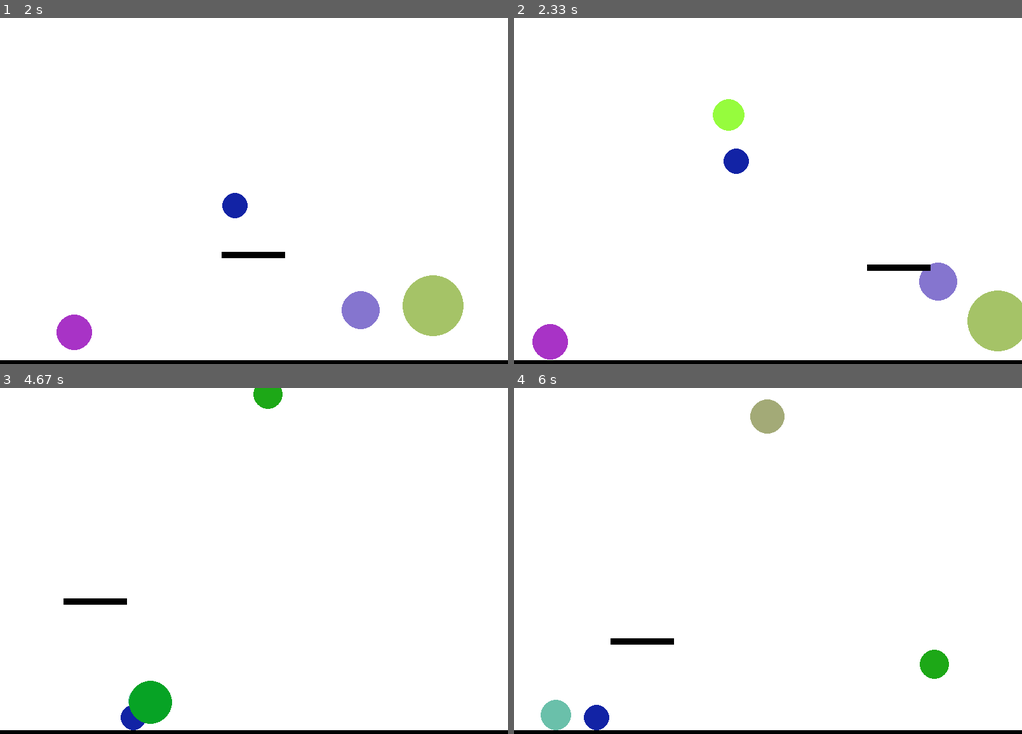
Above: before the commit, frames 1-4 (two rows, left to right).
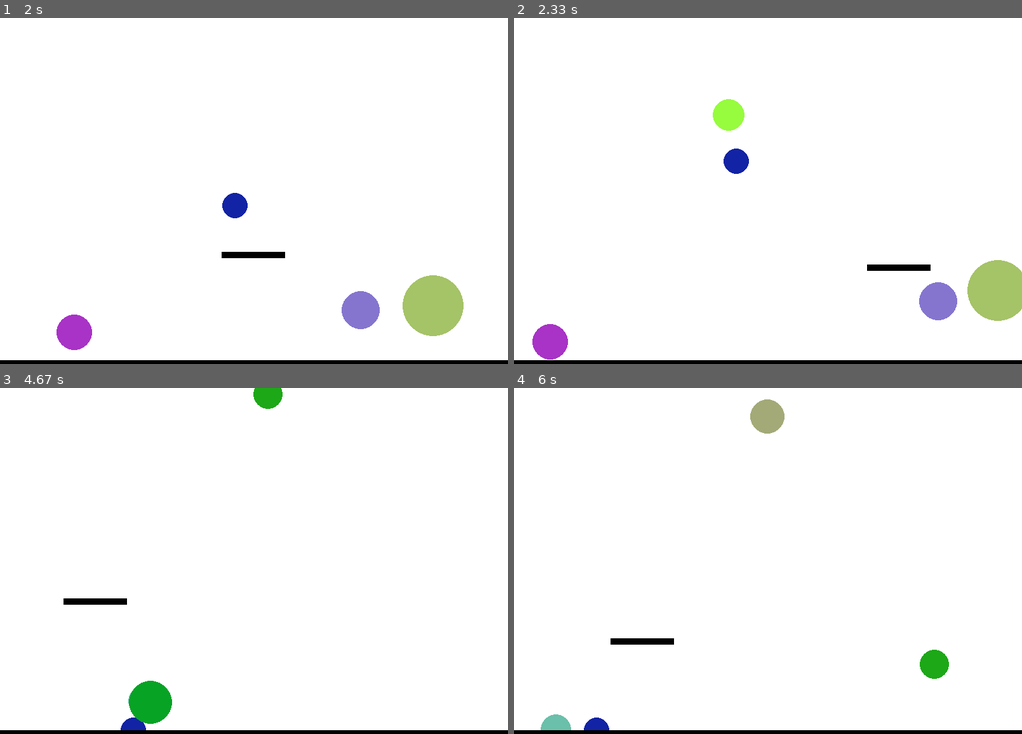
Above: after the commit, the same moments.

Repository: MichaelLesirge/intermediate-programming-class
Game: pygame game, started from animation.py
The game is run twice, just before and just after one commit, with the same random seed, the same clock (stepped at 60 frames per second) and the same inputs.
Inputs (mouse positions are in pixels of both pictures, inside the frame that each line leads up to):
- Up to frame 1 (2 s): click (254, 208) at 0.38 s; click (304, 291) at 0.72 s; click (441, 343) at 1.05 s; click (132, 132) at 1.38 s; click (254, 253) at 1.72 s
- Up to frame 2 (2.33 s): click (900, 267) at 2.08 s
- Up to frame 3 (4.67 s): click (431, 678) at 2.55 s; click (91, 616) at 2.88 s; click (106, 505) at 3.22 s; click (132, 644) at 3.55 s; click (436, 664) at 3.88 s; click (101, 720) at 4.22 s; click (96, 602) at 4.55 s
- Up to frame 4 (6 s): click (798, 685) at 4.88 s; click (859, 706) at 5.22 s; click (590, 709) at 5.55 s; click (641, 640) at 5.88 s

Frame 1 is identical in both runs. In frame 2, 2.6% of the frame differs, in the area x 79-100%, y 69-97%; in frame 3, 0.1%; in frame 4, 0.5%.

Commit message:
small improvements

Diff:
--- a/animation.py
+++ b/animation.py
@@ -58,11 +58,18 @@
 
         self.rect.center += self.velocity
 
-        collide_floor = self.rect.collidelist(floors)
+        bounce_back = 0
 
-        if collide_floor != -1:
-            self.rect.y -= self.velocity.y
-            self.velocity.y *= -0.6
+        for floor in floors:
+            if self.rect.colliderect(floor.rect):
+                bounce_back = self.velocity.y
+
+                if floor.speed.x > 0: print(self.velocity, floor.speed)
+
+                self.velocity.y -= floor.speed.y
+                self.velocity.y *= -0.6
+
+        self.rect.centery -= bounce_back
 
 
 
@@ -74,6 +81,8 @@
 
         self.location_func = follow_provider
 
+        self.speed = pygame.Vector2(0, 0)
+
         self.image = pygame.Surface(size)
         pygame.rect.Rect(location, pygame.Vector2(location) + size)
         self.rect = self.image.get_rect()
@@ -82,7 +91,10 @@
         self.image.fill(BLACK)
 
     def update(self) -> None:
-        if self.location_func: self.rect.center = self.location_func()
+        if self.location_func:
+            new_center = pygame.Vector2(self.location_func())
+            self.speed = pygame.Vector2(abs(new_center.x - self.rect.centerx), abs(new_center.y - self.rect.centery))
+            self.rect.center = new_center
         # self.rect.clamp_ip((0, 0), (SCREEN_WIDTH, SCREEN_HEIGHT))
 
 def main():
--- a/regex/passwords.py
+++ b/regex/passwords.py
@@ -10,11 +10,11 @@
     return {rank: line for rank, line in enumerate(strings) if re.match(pattern, line)}
 
 with open(path / "password.txt", "r") as file:
-    lines = [line.rstrip("\n") for line in file]
+    lines = [line.rstrip("\n") for line in file.readlines()]
 
 top_n = 10
 
-pattern = r".[A-Z]."
+pattern = r"[A-Z][a-z]+\d+"
 matches = find_all_ranked(pattern, lines)
 
 print(f"{len(matches)} matches for pattern in list of {len(lines)}. That is {len(matches)/len(lines):.1%} of passwords on the list.")
